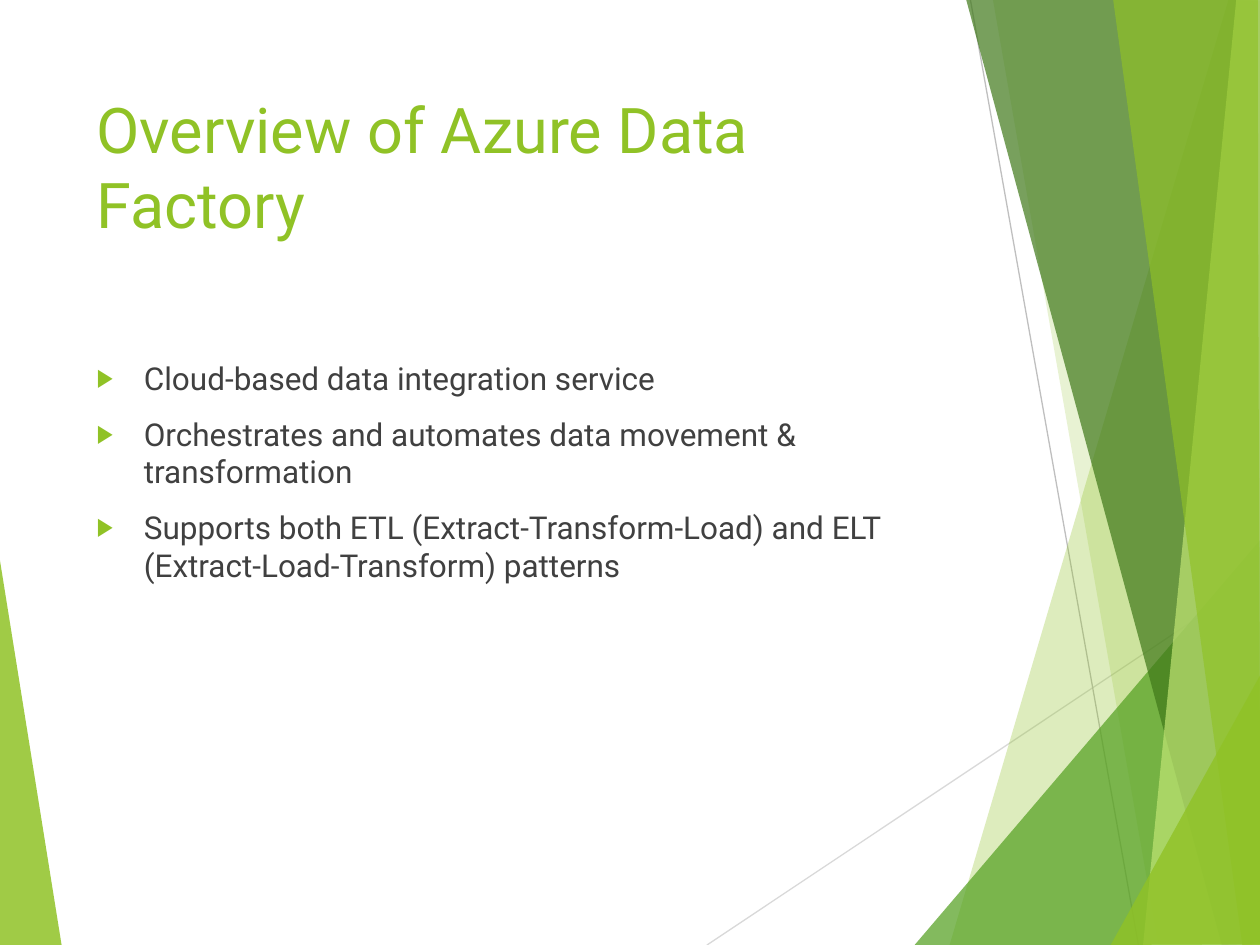
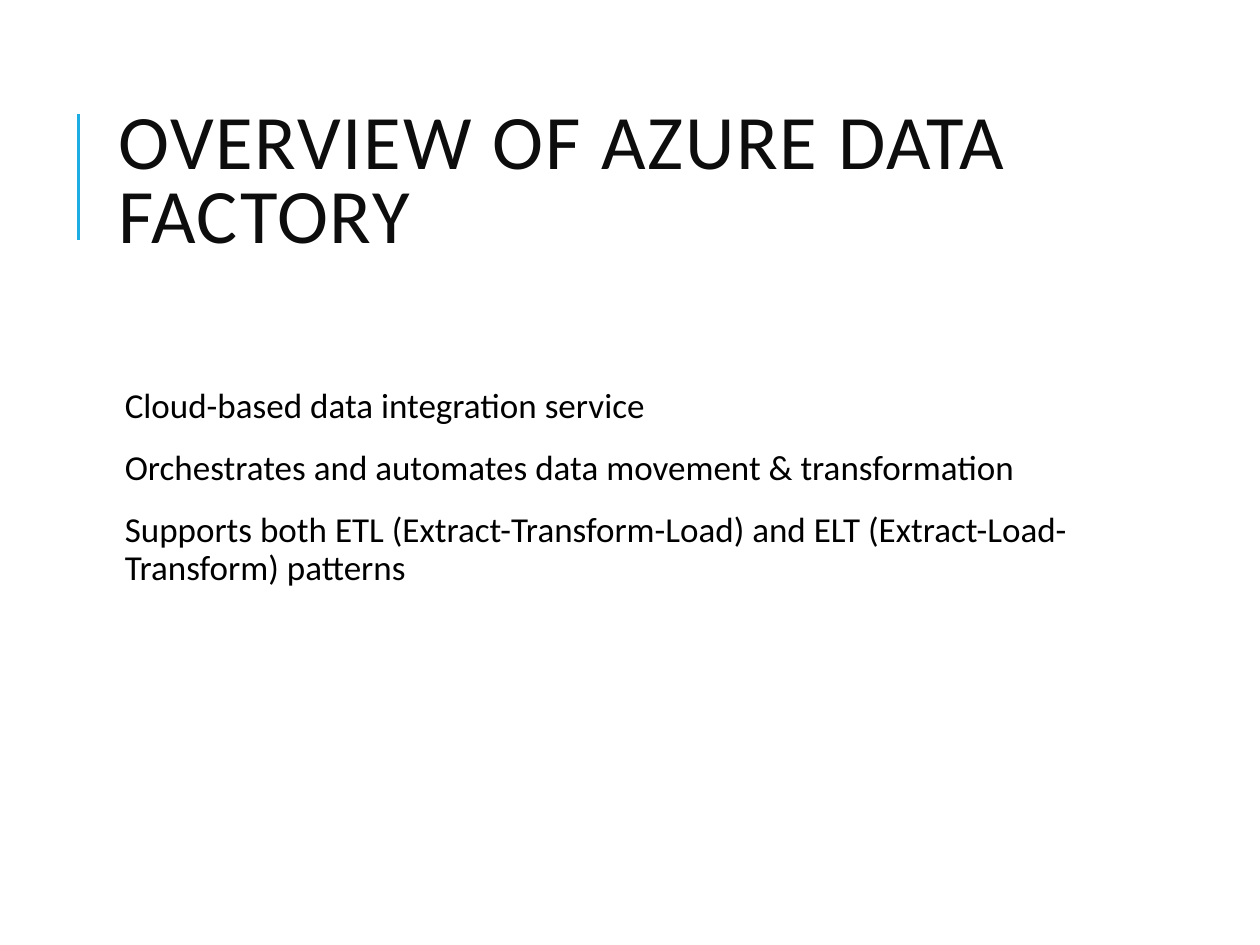
Before and after one commit to vivek1570/DE-Content-WithSnowflakes, a slide deck: slide 2 of Week-1/Day-3/Azure_Data_Factory_Overview.pptx. Drawn at 1260x945 pixels with LibreOffice and Linux fonts; fonts in the diff are those of the drawing. Boxes give left, top, right and bottom in pixels: in the first picture for what was removed or moved away, otherwise in the second. Text is boxed around its words. In the diff, an @@ line names an element or a change of style, - is before the commit and + after.

```diff
--- a/Week-1/Day-3/Azure_Data_Factory_Overview.pptx
+++ b/Week-1/Day-3/Azure_Data_Factory_Overview.pptx
@@ title "OVERVIEW OF AZURE DATA FACTORY" at (118,119,1004,244): vertical alignment top to middle @@
@@ line added from (78, 239) to (78, 113), #1CADE4 1.5 pt @@
@@ title at (118,119,1004,244): text changed; size 36 to 44 pt; font Roboto to Calibri; text colour #90C226 to #0D0D0D @@
-Overview of Azure Data Factory
+OVERVIEW OF AZURE DATA FACTORY
@@ text "Cloud-based data integration service": place and size @@
-text "Cloud-based data integration service" at (144,366,881,584)
+text "Cloud-based data integration service" at (125,393,1066,586)
@@ text "Cloud-based data integration service" at (125,393,1066,586): size 18 to 20 pt, font Roboto to Calibri, text colour #404040 to #000000; bullet ▶ to  ; line spacing 1 to 0.9; more space between paragraphs; bullet colour #90C226 to #1CADE4 @@
@@ group removed at (0,0,1260,945): 8 freeform shapes, 2 lines @@
```
Also in this commit, not shown: 11 other slides changed, 7 other files.
